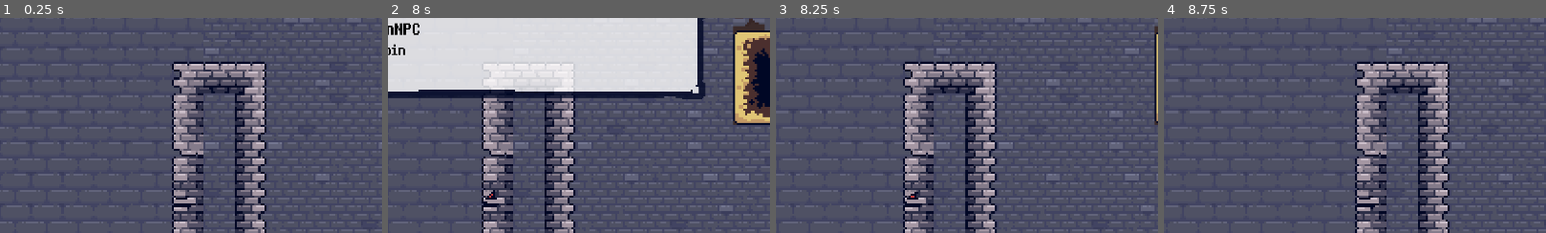
Above: before the commit, frames 1-4 (left to right).
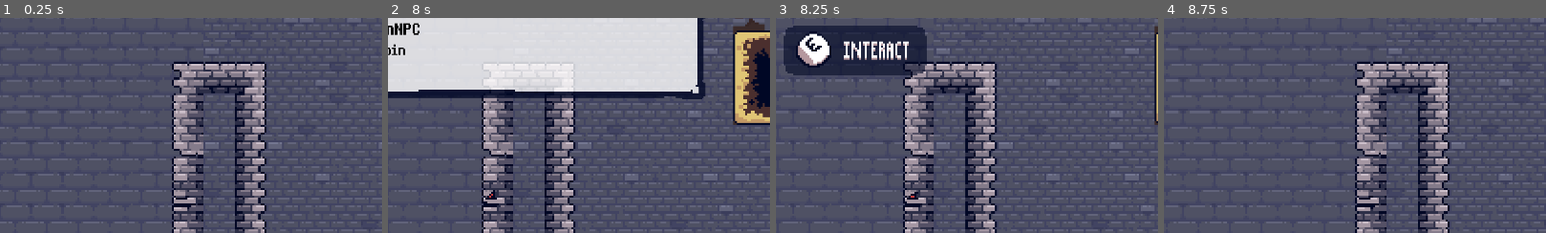
Above: after the commit, the same moments.

Repository: Lukko-Digital/You-Made-The-Dungeon
Game: Godot game, scene res://scenes/level1.tscn
The game is run twice, just before and just after one commit, with the same random seed, the same clock (stepped at 60 frames per second) and the same inputs. The engine's default icon, where the game draws it, is replaced by a stand-in: a white triangle on a blue panel in a dark square.
Inputs:
- Up to frame 1 (0.25 s): no input
- Up to frame 2 (8 s): hold D (right) 0.53-2.03 s; tap E (interact) every 0.75 s from 0.6 to 7.35 s; tap Space (jump) at 0.77, 1.52, 3.02, 3.77, 4.52, 6.02, 6.77, 7.52 s; hold A (left) 2.03-4.28 s; hold D (right) from 4.28 s (still down)
- Up to frame 3 (8.25 s): release D (right) at 8.03 s; hold A (left) from 8.03 s (still down); tap E (interact) at 8.1 s
- Up to frame 4 (8.75 s): keep holding A (left)
The pictures show only the part of the screen within x 40-90%, y 12-62%; the shares and areas given below are measured in that part.

Frames 1-2 are identical in both runs. In frame 3, 8.4% of the frame differs, in the area x 2-40%, y 3-27%; in frame 4, nothing differs.
Error in both runs: Invalid assignment of property or key 'parameters/conditions/not_shot' with value of type 'bool' on a base object of type 'AnimationTree'. (res://scripts/playe…

Commit message:
refactor node paths to be onready variables

Diff:
--- a/scripts/ui.gd
+++ b/scripts/ui.gd
@@ -8,12 +8,17 @@
 var num_interactions
 var current_dialogue_idx = 0
 
+@onready var dialogue_prompt: Control = $HBoxContainer/VBoxContainer/MarginContainer2/DialoguePrompt
+@onready var dialogue_box: NinePatchRect = $HBoxContainer/VBoxContainer/MarginContainer2/DialogueBox
+@onready var name_label: Label = $HBoxContainer/VBoxContainer/MarginContainer2/DialogueBox/VBoxContainer/HBoxContainer/Text/Name
+@onready var dialogue_label: Label = 	$HBoxContainer/VBoxContainer/MarginContainer2/DialogueBox/VBoxContainer/HBoxContainer/Text/Dialogue
+
 const TEXT_SPEED = 0.05
 
 # Called when the node enters the scene tree for the first time.
 func _ready():
-	$HBoxContainer/VBoxContainer/MarginContainer2/DialoguePrompt.hide()
-	$HBoxContainer/VBoxContainer/MarginContainer2/DialogueBox.hide()
+	dialogue_prompt.hide()
+	dialogue_box.hide()
 
 	$HBoxContainer/VBoxContainer/MarginContainer2/DialogueBox/TextTimer.wait_time = TEXT_SPEED
 
@@ -31,7 +36,7 @@
 # Called every frame. 'delta' is the elapsed time since the previous frame.
 func _process(delta):
 	if Input.is_action_just_pressed("interact") and current_interactable_npc:
-#		$HBoxContainer/VBoxContainer/MarginContainer2/DialoguePrompt.hide()
+#		dialogue_prompt.hide()
 #		$HBoxContainer/VBoxContainer/MarginContainer2/DialogueBox/Label.text = 'asdf'
 		load_npc_dialogue(current_interactable_npc)
 		if not in_interaction:
@@ -39,14 +44,14 @@
 
 func _on_npc_dialogue_collider_area_entered(area):
 	if area.is_in_group('npc'):
-		$HBoxContainer/VBoxContainer/MarginContainer2/DialoguePrompt.show()
+		dialogue_prompt.show()
 		current_interactable_npc = area.name
 
 
 func _on_npc_dialogue_collider_area_exited(area):
 	if area.is_in_group('npc'):
-		$HBoxContainer/VBoxContainer/MarginContainer2/DialoguePrompt.hide()
-		$HBoxContainer/VBoxContainer/MarginContainer2/DialogueBox.hide()
+		dialogue_prompt.hide()
+		dialogue_box.hide()
 		current_dialogue_idx = 0
 		current_interactable_npc = null
 		in_interaction = false
@@ -66,15 +71,15 @@
 
 func handle_dialogue_display(dialogue_list):
 	if current_dialogue_idx >= len(dialogue_list):
-		$HBoxContainer/VBoxContainer/MarginContainer2/DialogueBox.hide()
-		$HBoxContainer/VBoxContainer/MarginContainer2/DialoguePrompt.hide()
+		dialogue_box.hide()
+		dialogue_prompt.show()
 		num_interactions[current_interactable_npc] += 1
 		current_dialogue_idx = 0
 		return
 
-	$HBoxContainer/VBoxContainer/MarginContainer2/DialogueBox.show()
-	$HBoxContainer/VBoxContainer/MarginContainer2/DialoguePrompt.hide()
-	$HBoxContainer/VBoxContainer/MarginContainer2/DialogueBox/VBoxContainer/HBoxContainer/Text/Name.text = current_interactable_npc
-	$HBoxContainer/VBoxContainer/MarginContainer2/DialogueBox/VBoxContainer/HBoxContainer/Text/Dialogue.text = dialogue_list[current_dialogue_idx]
+	dialogue_box.show()
+	dialogue_prompt.hide()
+	name_label.text = current_interactable_npc
+	dialogue_label.text = dialogue_list[current_dialogue_idx]
 
 	current_dialogue_idx += 1
